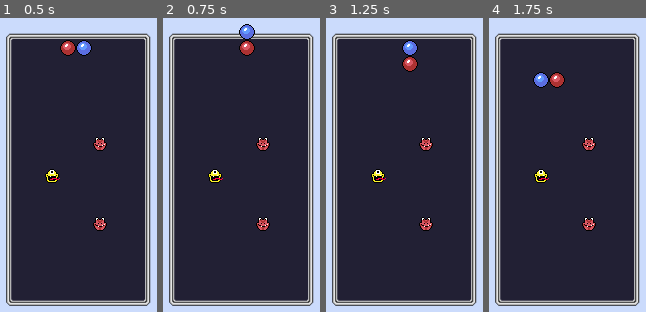
Above: before the commit, frames 1-4 (left to right).
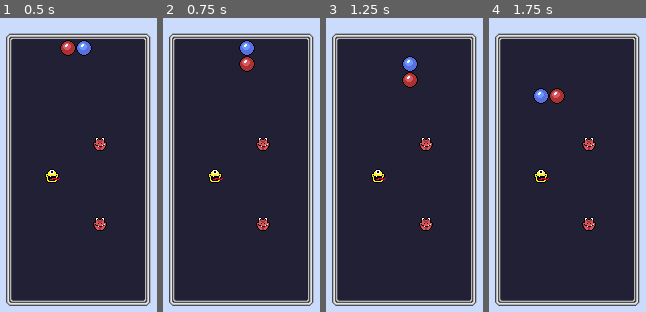
Above: after the commit, the same moments.

Repository: KurzweilTV/GodotWild67
Game: Godot game, scene res://levels/proto.tscn
The game is run twice, just before and just after one commit, with the same random seed, the same clock (stepped at 60 frames per second) and the same inputs.
Inputs:
- Up to frame 1 (0.5 s): no input
- Up to frame 2 (0.75 s): tap Enter at 0.5 s; hold D (right) from 0.53 s (still down); hold Space (rotate) from 0.53 s (still down)
- Up to frame 3 (1.25 s): keep holding D (right); keep holding Space (rotate); tap S (slam) at 0.8 s
- Up to frame 4 (1.75 s): release D (right) at 1.28 s; release Space (rotate) at 1.28 s; hold A (left) from 1.28 s (still down); tap S (slam) at 1.35 s; tap Space (rotate) at 1.55 s

Frame 1 is identical in both runs. In frame 2, 1.1% of the frame differs, in the area x 48-59%, y 2-19%; in frame 3, 1.1%; in frame 4, 1.6%, in the area x 28-49%, y 18-30%.

Commit message:
handles all movement/rotation edge cases

Diff:
--- a/project.godot
+++ b/project.godot
@@ -62,6 +62,7 @@
 "events": [Object(InputEventKey,"resource_local_to_scene":false,"resource_name":"","device":-1,"window_id":0,"alt_press …(191 unchanged characters)…
 , Object(InputEventKey,"resource_local_to_scene":false,"resource_name":"","device":-1,"window_id":0,"alt_pressed":false …(186 unchanged characters)…
 , Object(InputEventKey,"resource_local_to_scene":false,"resource_name":"","device":-1,"window_id":0,"alt_pressed":false …(183 unchanged characters)…
+, Object(InputEventMouseButton,"resource_local_to_scene":false,"resource_name":"","device":-1,"window_id":0,"alt_pressed":false,"shift_pressed":false,"ctrl_pressed":false,"meta_pressed":false,"button_mask":1,"position":Vector2(157, 13),"global_position":Vector2(161, 54),"factor":1.0,"button_index":1,"canceled":false,"pressed":true,"double_click":false,"script":null)
 ]
 }
 
--- a/scenes/capsule.tscn
+++ b/scenes/capsule.tscn
@@ -1,7 +1,9 @@
-[gd_scene load_steps=3 format=3 uid="uid://c47c6b351f186"]
+[gd_scene load_steps=5 format=3 uid="uid://c47c6b351f186"]
 
 [ext_resource type="Script" path="res://scripts/capsule.gd" id="1_ehhrs"]
 [ext_resource type="Texture2D" uid="uid://bqa14da4n663k" path="res://art/capsules/better_pellets.png" id="2_2v12x"]
+[ext_resource type="AudioStream" uid="uid://4gvf72564q0m" path="res://sounds/effects/move.mp3" id="3_iqo6n"]
+[ext_resource type="AudioStream" uid="uid://bqcudy63fucfi" path="res://sounds/effects/rotating.mp3" id="4_fie6j"]
 
 [node name="Capsule" type="Node2D"]
 texture_filter = 1
@@ -15,4 +17,14 @@
 [node name="Ticker" type="Timer" parent="."]
 autostart = true
 
+[node name="Sounds" type="Node" parent="."]
+
+[node name="move_sound" type="AudioStreamPlayer2D" parent="Sounds"]
+stream = ExtResource("3_iqo6n")
+volume_db = -5.0
+
+[node name="rotate_sound" type="AudioStreamPlayer2D" parent="Sounds"]
+stream = ExtResource("4_fie6j")
+volume_db = -5.0
+
 [connection signal="timeout" from="Ticker" to="." method="_on_ticker_timeout"]
--- a/scripts/capsule.gd
+++ b/scripts/capsule.gd
@@ -7,6 +7,7 @@
 
 var gameboard
 var pair_capsule
+var is_leader : bool = false
 var will_rotate : bool = false
 var is_active_piece : bool = true
 var delay : bool = false
@@ -22,7 +23,6 @@
 	gameboard = get_parent()
 	update_tick_speed()
 	randomize_piece()
-	register_with_gameboard()
 
 func _input(event: InputEvent) -> void:  # player input events
 	if not is_active_piece:
@@ -39,52 +39,121 @@
 func _process(_delta: float) -> void:
 	pass
 
-# move and rotate functions
+func can_move_to(new_position: Vector2, pair_new_position: Vector2) -> bool:
+	var grid_pos = Grid.position_to_grid(new_position)
+	var pair_grid_pos = Grid.position_to_grid(pair_new_position)
+	return not Grid.is_cell_occupied(grid_pos) and not Grid.is_cell_occupied(pair_grid_pos)
+
 func move_left() -> void:
-	#if delay:
-		#await get_tree().create_timer(0.01).timeout # Shitty Hack
-	var new_position = position + Vector2(-16, 0)
-	var grid_pos = Grid.position_to_grid(new_position)
-	if not Grid.is_cell_occupied(grid_pos) and pair_capsule != null and Grid.position_to_grid(pair_capsule.position) != grid_pos:
-		position.x -= 16
+	if is_leader:
+		var new_position = position + Vector2(-16, 0)
+		var pair_new_position = pair_capsule.position + Vector2(-16, 0)
+		if can_move_to(new_position, pair_new_position):
+			position = new_position
+			pair_capsule.position = pair_new_position
+			$Sounds/move_sound.play()
 
+# Adjusted move_right function
 func move_right() -> void:
-	var new_position = position + Vector2(16, 0)
-	var grid_pos = Grid.position_to_grid(new_position)
-	if not Grid.is_cell_occupied(grid_pos) and pair_capsule != null and Grid.position_to_grid(pair_capsule.position) != grid_pos:
-		position.x += 16
+	if is_leader:
+		var new_position = position + Vector2(16, 0)
+		var pair_new_position = pair_capsule.position + Vector2(16, 0)
+		if can_move_to(new_position, pair_new_position):
+			position = new_position
+			pair_capsule.position = pair_new_position
+			$Sounds/move_sound.play()
 
+# Adjusted move_down function
 func move_down() -> void:
 	if not is_active_piece:
 		return
+	var new_position = position + Vector2(0, 8)  # Half grid move down
+	var pair_new_position = pair_capsule.position + Vector2(0, 8)
 
-	var new_position = position + Vector2(0, 16)
-	var grid_pos = Grid.position_to_grid(new_position)
+	if can_move_to(new_position, pair_new_position):
+		position = new_position
+		pair_capsule.position = pair_new_position
+	else:
+		# Before locking, adjust position to align with grid if necessary
+		align_with_grid()
+		lock_pieces()
 
-	# Check if the next position is the floor or an already solidified piece
-	if grid_pos.y >= max_down or Grid.is_cell_occupied(grid_pos):
-		lock_piece()
-	else:
-		# If there's no collision, move the capsule down
-		position.y += 16
-		ticker.wait_time = 1 # reset ticker to avoid double moves
-		ticker.start()
-
+func align_with_grid():
+	# Align the position to the nearest grid spot above to prevent sinking into objects.
+	position.y = floor(position.y / 16) * 16
+	pair_capsule.position.y = floor(pair_capsule.position.y / 16) * 16
 
 func rotate_ccw() -> void:
-	var rotations : Dictionary = {
+	var rotations: Dictionary = {
 		1: Vector2(-16, -16),  # Move left and up
 		2: Vector2(-16, 16),   # Move left and down
 		3: Vector2(16, 16),    # Move right and down
 		4: Vector2(16, -16),   # Move right and up
 	}
 
+	update_tick_speed()
+
 	if will_rotate:
 		current_cycle += 1
 		if current_cycle > 4:
 			current_cycle = 1
+
 		position += rotations[current_cycle]
-		print("Current cycle: ", current_cycle)
+		$Sounds/rotate_sound.play()
+		nudge_towards_center() # if piece rotation isn't valid
+		update_tick_speed()
+
+#func animate_rotation(rotation_offset: Vector2) -> void:
+	#var final_position = position + rotation_offset
+	#var tween = create_tween()
+	#tween.tween_property(self, "position", final_position, 0.1)
+	#tween.connect("finished", Callable(self, "_on_tween_finished"))
+
+func nudge_towards_center() -> void:
+	var nudge_direction = Vector2.ZERO
+	var grid_pos = Grid.position_to_grid(position)
+	var should_nudge_down = false
+
+	# Handle board edges for horizontal nudging
+	if grid_pos.x < LEFT_EDGE:
+		nudge_direction.x = 1
+	elif grid_pos.x > RIGHT_EDGE:
+		nudge_direction.x = -1
+
+	# Check for occupation and decide on nudging direction
+	if Grid.is_cell_occupied(grid_pos):
+		match current_cycle:
+			1:
+				nudge_direction.y = 1  # Nudge down for specific rotation state
+			2:
+				nudge_direction.x = 1  # Nudge right
+			3: #HACK This is bad and I hate it.
+				rotate_ccw()
+				rotate_ccw()
+				rotate_ccw()
+				lock_pieces()
+				return
+			4:
+				nudge_direction.x = -1  # Nudge left
+
+	# horizontal nudge if somethins is there
+	if nudge_direction.x != 0:
+		position.x += nudge_direction.x * 16
+		if pair_capsule != null:
+			pair_capsule.position.x += nudge_direction.x * 16
+
+	# vertical nudge of we hit the roof or a gamepiece
+	if nudge_direction.y != 0:
+		position.y += nudge_direction.y * 16
+		if pair_capsule != null:
+			pair_capsule.position.y += nudge_direction.y * 16
+
+func lock_pieces():
+	Grid.set_cell_occupied(Grid.position_to_grid(position), self)
+	Grid.set_cell_occupied(Grid.position_to_grid(pair_capsule.position), pair_capsule)
+	is_active_piece = false
+	pair_capsule.is_active_piece = false
+	gameboard.spawn_piece()
 
 # setup functions
 func randomize_piece() -> void:
@@ -108,38 +177,17 @@
 	other_capsule.pair_capsule = self
 
 func update_tick_speed() -> void: # faster drops based on game_level
+	ticker.stop()
 	var base_speed : float = 1.0
 	var max_speed : float = 0.1
 	var new_speed: float = lerp(base_speed, max_speed, float(GameManager.game_level - 1) / 8.0)
 	ticker.wait_time = new_speed
-
-func register_with_gameboard() -> void:
-	gameboard.add_piece()
-
-func deregister_with_gameboard() -> void:
-	gameboard.remove_piece()
+	ticker.start()
 
 # checks
-func check_wall_collision() -> void:
-	if position.x - 16 < LEFT_EDGE:
-		pass
-
 func check_floor_collision() -> void:
 	if position.y + 16 >= FLOOR:  # Check if bottom edge reaches floor
-		lock_piece()
-
-func lock_piece() -> void:
-	Grid.set_cell_occupied(Grid.position_to_grid(position), self)
-	is_active_piece = false
-	if pair_capsule != null and pair_capsule.is_active_piece:
-		pair_capsule.lock_piece_without_propagation()  # Lock the pair without propagating back
-	deregister_with_gameboard()
-
-func lock_piece_without_propagation() -> void:
-	# Similar to lock_piece but without calling lock_piece on the paired capsule again
-	Grid.set_cell_occupied(Grid.position_to_grid(position), self)
-	is_active_piece = false
-	deregister_with_gameboard()
+		lock_pieces()
 
 # signal functions
 func _on_ticker_timeout() -> void:
--- a/scripts/gameboard.gd
+++ b/scripts/gameboard.gd
@@ -10,8 +10,7 @@
 	spawn_piece()
 
 func _process(delta: float) -> void:
-	if active_pieces <= 0:
-		spawn_piece()
+	pass
 
 func spawn_piece() -> void:
 	var capsule1 = capsule_scene.instantiate()
@@ -20,7 +19,7 @@
 	capsule2.position = spawn_point_2
 
 	capsule1.set_pair_capsule(capsule2)
-	capsule2.delay = true
+	capsule1.is_leader = true
 	capsule2.will_rotate = true
 
 	add_child(capsule1)
Not shown, added: sounds/effects/destroyed.mp3.import
Not shown, added: sounds/effects/falling.mp3.import
Not shown, added: sounds/effects/move.mp3.import
Not shown, added: sounds/effects/rotating.mp3.import
Not shown, added: sounds/effects/destroyed.mp3
Not shown, added: sounds/effects/falling.mp3
Not shown, added: sounds/effects/move.mp3
Not shown, added: sounds/effects/rotating.mp3
